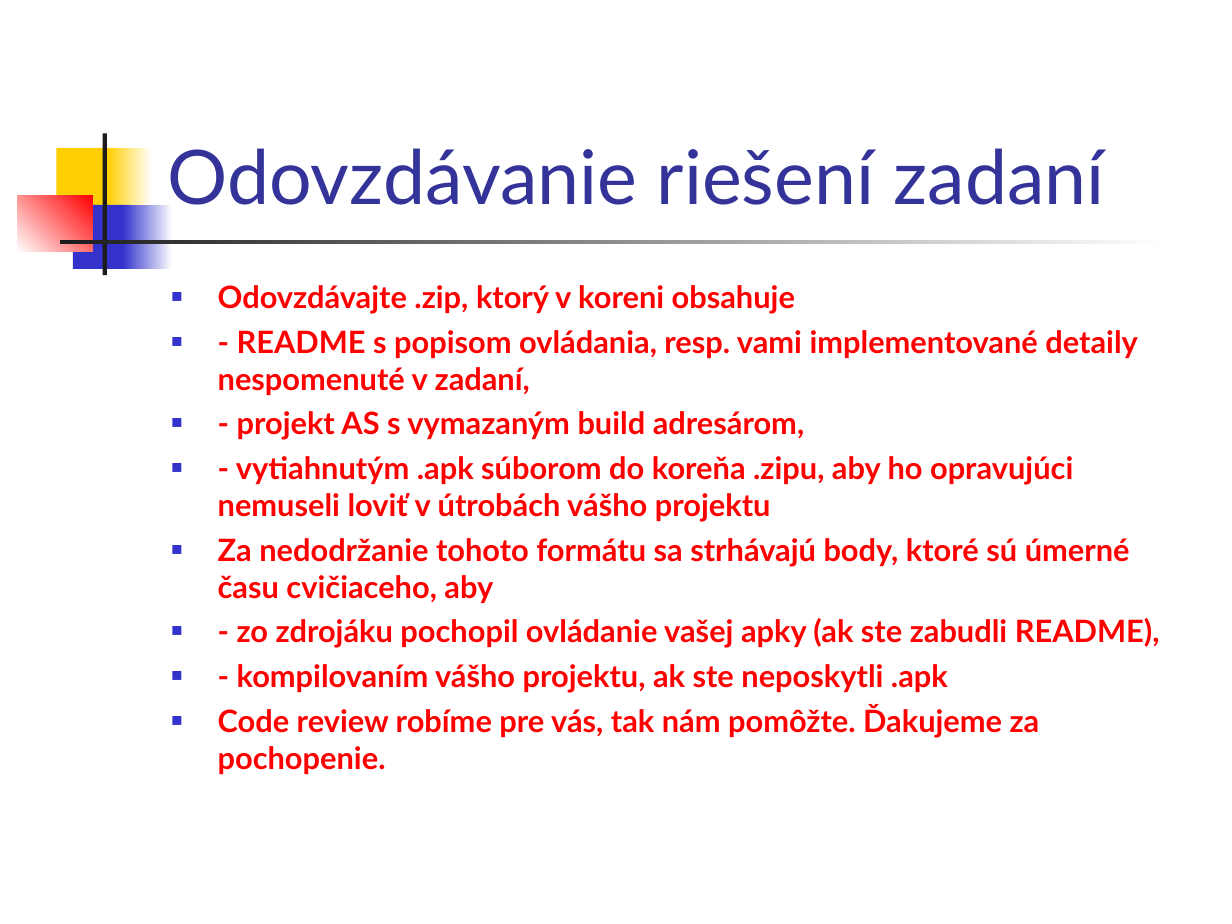
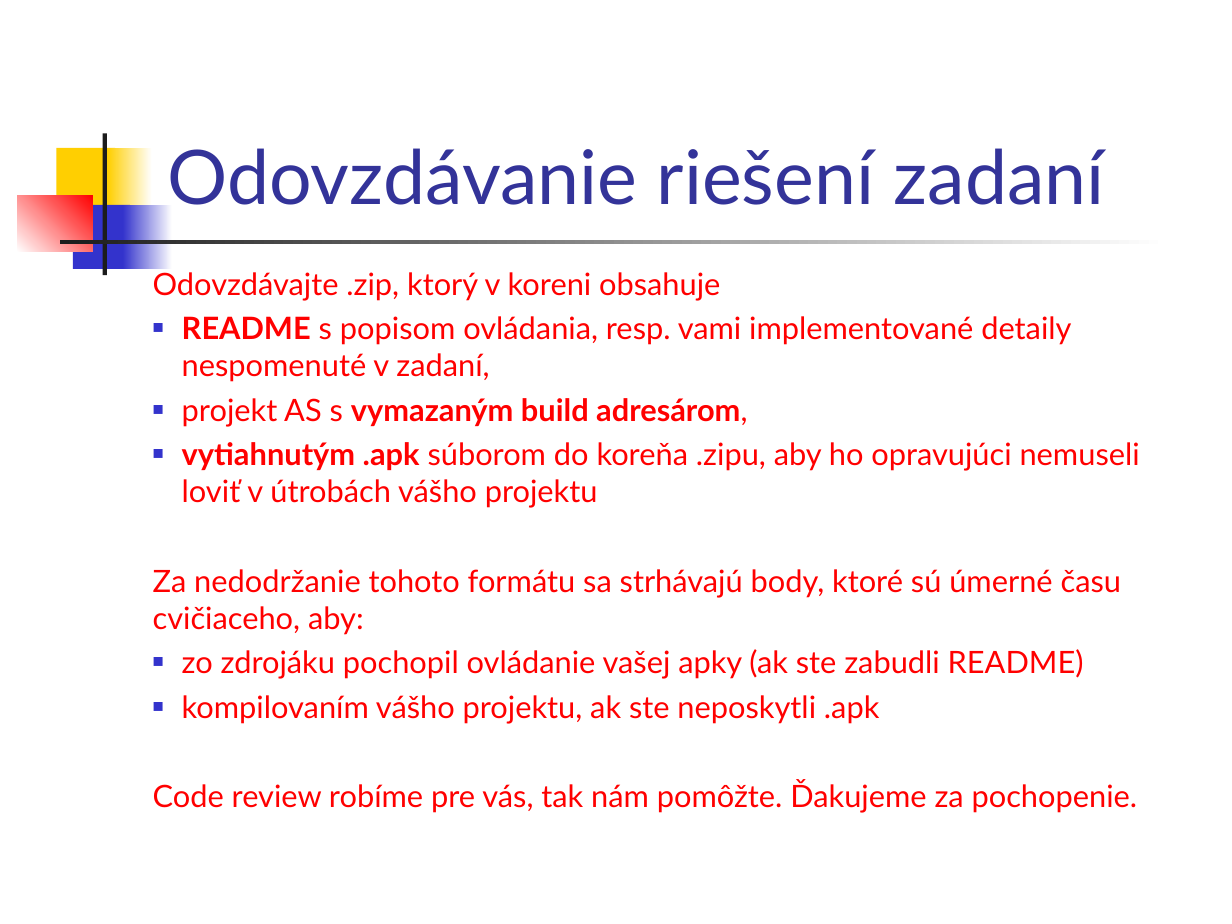
Before and after one commit to vmandro/Prednasky, a slide deck: slide 2 of 03/03_Android.ppt. Drawn at 1232x924 pixels with LibreOffice and Linux fonts; fonts in the diff are those of the drawing. Boxes give left, top, right and bottom in pixels: in the first picture for what was removed or moved away, otherwise in the second. Text is boxed around its words. In the diff, an @@ line names an element or a change of style, - is before the commit and + after.

```diff
--- a/03/03_Android.ppt
+++ b/03/03_Android.ppt
@@ text "Odovzdávajte .zip, ktorý v koreni ...": place and size @@
-text "Odovzdávajte .zip, ktorý v koreni ..." at bbox=[218, 285, 1160, 774]
+text "Odovzdávajte .zip, ktorý v koreni ..." at bbox=[153, 268, 1140, 813]
@@ text at bbox=[153, 268, 1138, 813]: bold off in "Odovzdávajte .zip, ktorý v koreni obsahuje", "Code review robíme pre vás, tak nám ..."; bullet ■ to none @@
@@ text at bbox=[153, 316, 1140, 724]: text changed; bold off @@
-■ - README s popisom ovládania, resp. vami implementované detaily nespomenuté v zadaní,
-■ - projekt AS s vymazaným build adresárom,
-■ - vytiahnutým .apk súborom do koreňa .zipu, aby ho opravujúci nemuseli loviť v útrobách vášho projektu
-■ Za nedodržanie tohoto formátu sa strhávajú body, ktoré sú úmerné času cvičiaceho, aby
-■ - zo zdrojáku pochopil ovládanie vašej apky (ak ste zabudli README),
-■ - kompilovaním vášho projektu, ak ste neposkytli .apk
+■ README s popisom ovládania, resp. vami implementované detaily nespomenuté v zadaní,
+■ projekt AS s vymazaným build adresárom,
+■ vytiahnutým .apk súborom do koreňa .zipu, aby ho opravujúci nemuseli loviť v útrobách vášho projektu
+Za nedodržanie tohoto formátu sa strhávajú body, ktoré sú úmerné času cvičiaceho, aby:
+■ zo zdrojáku pochopil ovládanie vašej apky (ak ste zabudli README)
+■ kompilovaním vášho projektu, ak ste neposkytli .apk
```
Also in this commit, not shown: 3 other slides changed, 1 other file.
